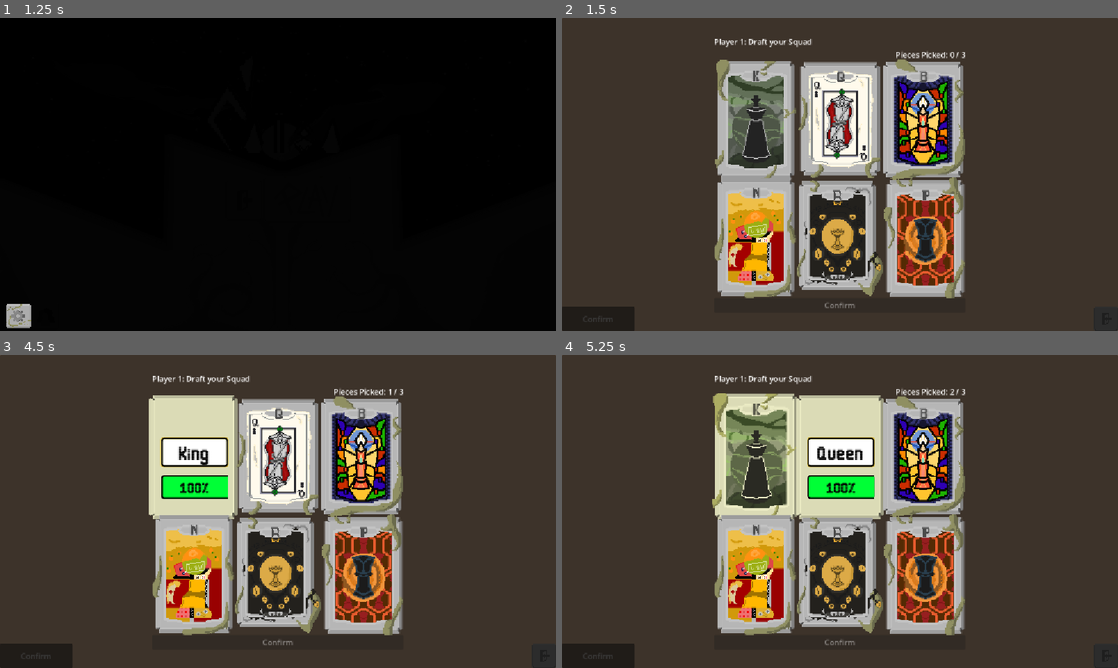
Above: before the commit, frames 1-4 (two rows, left to right).
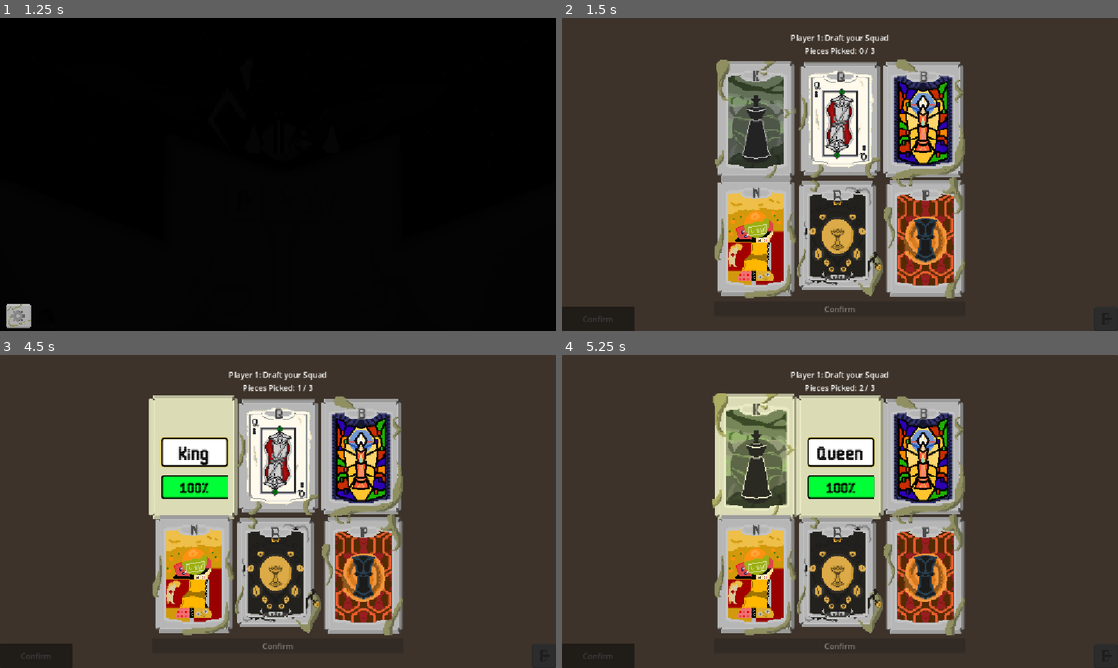
Above: after the commit, the same moments.

Repository: Caiisa-Games/caiisa
Game: Godot game, scene res://scenes/main_menu.tscn
The game is run twice, just before and just after one commit, with the same random seed, the same clock (stepped at 60 frames per second) and the same inputs.
Inputs (mouse positions are in pixels of both pictures, inside the frame that each line leads up to):
- Up to frame 1 (1.25 s): click (344, 196) at 0.5 s
- Up to frame 2 (1.5 s): click (578, 315) at 1.25 s
- Up to frame 3 (4.5 s): click "Confirm" at 2 s; click "Confirm" at 2.75 s; click "Confirm" at 3.5 s; tap Enter at 4.25 s; move the mouse to (194, 458) at 4.27 s; click (194, 458) at 4.42 s
- Up to frame 4 (5.25 s): tap Space at 5 s; move the mouse to (840, 458) at 5.02 s; click (840, 458) at 5.17 s

Frame 1 is identical in both runs. In frame 2, 0.8% of the frame differs, in the area x 27-73%, y 5-94%; in frame 3, 0.8%; in frame 4, 0.8%.

Commit message:
UI improvements

Diff:
--- a/scenes/piece_selection.gd
+++ b/scenes/piece_selection.gd
@@ -14,8 +14,8 @@
 
 @onready var board = $BoardCanvas/Board
 
-@onready var draft_turn_label = $UICanvas/MainUI/SelectionOverlay/CenterContainer/VBoxContainer/DraftTurnLabel
-@onready var draft_count_label = $UICanvas/MainUI/SelectionOverlay/CenterContainer/VBoxContainer/DraftCountLabel
+@onready var draft_turn_label = $UICanvas/MainUI/SelectionOverlay/CenterContainer/VBoxContainer/DraftLabels/DraftTurnLabel
+@onready var draft_count_label = $UICanvas/MainUI/SelectionOverlay/CenterContainer/VBoxContainer/DraftLabels/DraftCountLabel
 
 @onready var placement_turn_label = $UICanvas/MainUI/HSplitContainer/RightPanel/PlayerTurnLabel
 @onready var placement_count_label = $UICanvas/MainUI/HSplitContainer/RightPanel/SelectedCountLabel
@@ -141,11 +141,11 @@
 	elif selected_tile != null:
 		_handle_repositioning(tile)
 	elif selected_card != null and _is_valid_placement_row(grid_pos.y):
-		_place_new_piece(grid_pos, tile)
-
-func _place_new_piece(grid_pos: Vector2i, tile: Tile) -> void:
+		_place_new_piece(grid_pos, selected_card.piece_data)
+
+func _place_new_piece(grid_pos: Vector2i, piece: PieceData) -> void:
 	if board.place_piece(selected_card.piece_data, grid_pos.x, grid_pos.y, current_player):
-		_get_current_placed_dict()[grid_pos] = selected_card.piece_data
+		_get_current_placed_dict()[grid_pos] = piece
 		selected_card.set_disabled(true)
 		selected_card.deselect()
 		selected_card = null
--- a/scenes/piece_selection.tscn
+++ b/scenes/piece_selection.tscn
@@ -195,16 +195,24 @@
 
 [node name="VBoxContainer" type="VBoxContainer" parent="UICanvas/MainUI/SelectionOverlay/CenterContainer"]
 layout_mode = 2
-
-[node name="DraftTurnLabel" type="Label" parent="UICanvas/MainUI/SelectionOverlay/CenterContainer/VBoxContainer"]
-layout_mode = 2
-size_flags_horizontal = 0
-size_flags_vertical = 0
-
-[node name="DraftCountLabel" type="Label" parent="UICanvas/MainUI/SelectionOverlay/CenterContainer/VBoxContainer"]
-layout_mode = 2
-size_flags_horizontal = 8
-size_flags_vertical = 0
+theme_override_constants/separation = 12
+
+[node name="DraftLabels" type="VBoxContainer" parent="UICanvas/MainUI/SelectionOverlay/CenterContainer/VBoxContainer"]
+layout_mode = 2
+
+[node name="DraftTurnLabel" type="Label" parent="UICanvas/MainUI/SelectionOverlay/CenterContainer/VBoxContainer/DraftLabels"]
+layout_mode = 2
+size_flags_horizontal = 4
+size_flags_vertical = 0
+horizontal_alignment = 1
+vertical_alignment = 1
+
+[node name="DraftCountLabel" type="Label" parent="UICanvas/MainUI/SelectionOverlay/CenterContainer/VBoxContainer/DraftLabels"]
+layout_mode = 2
+size_flags_horizontal = 4
+size_flags_vertical = 0
+horizontal_alignment = 1
+vertical_alignment = 1
 
 [node name="SelectionGrid" type="GridContainer" parent="UICanvas/MainUI/SelectionOverlay/CenterContainer/VBoxContainer"]
 layout_mode = 2
--- a/scripts/piece_data.gd
+++ b/scripts/piece_data.gd
@@ -1,5 +1,10 @@
 class_name PieceData
 extends Resource
+
+enum PieceClass { CLASS_A, CLASS_B, CLASS_C }
+
+@export_group("Classification")
+@export var piece_class: PieceClass
 
 @export_group("Info")
 @export var name: String
